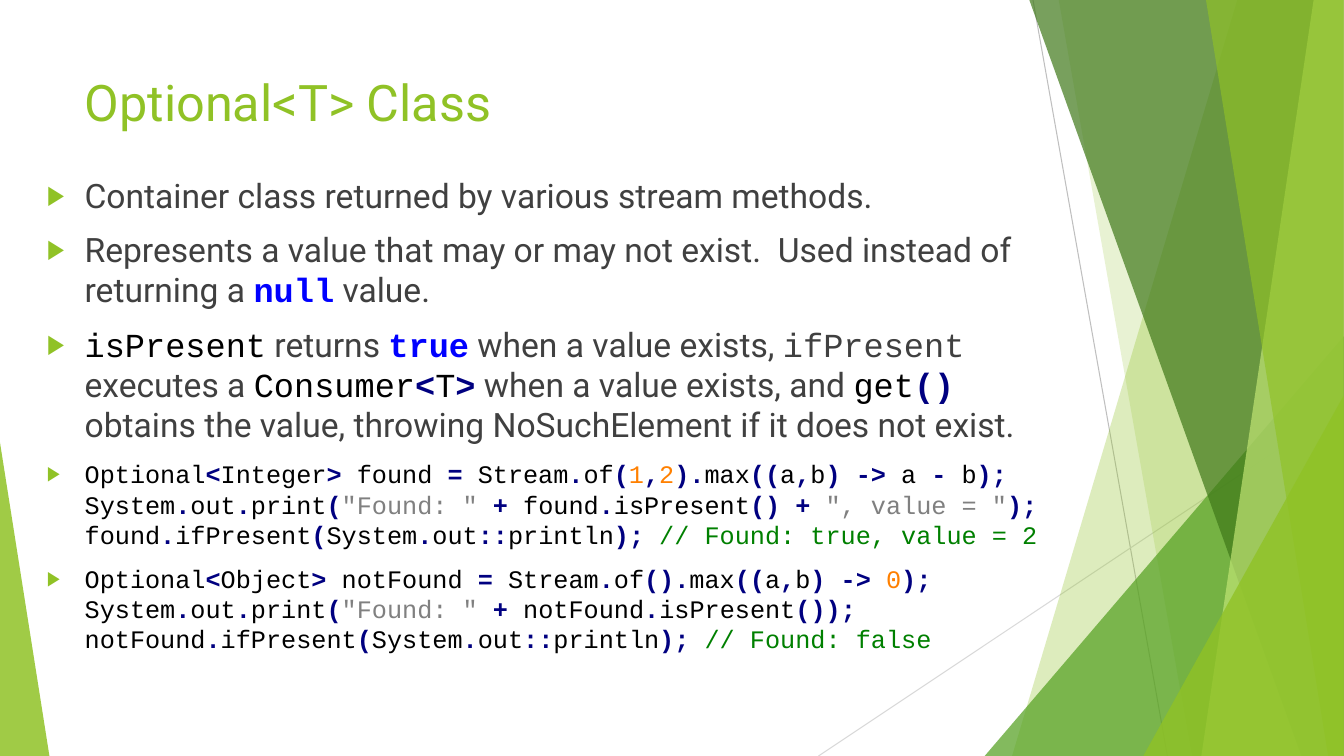
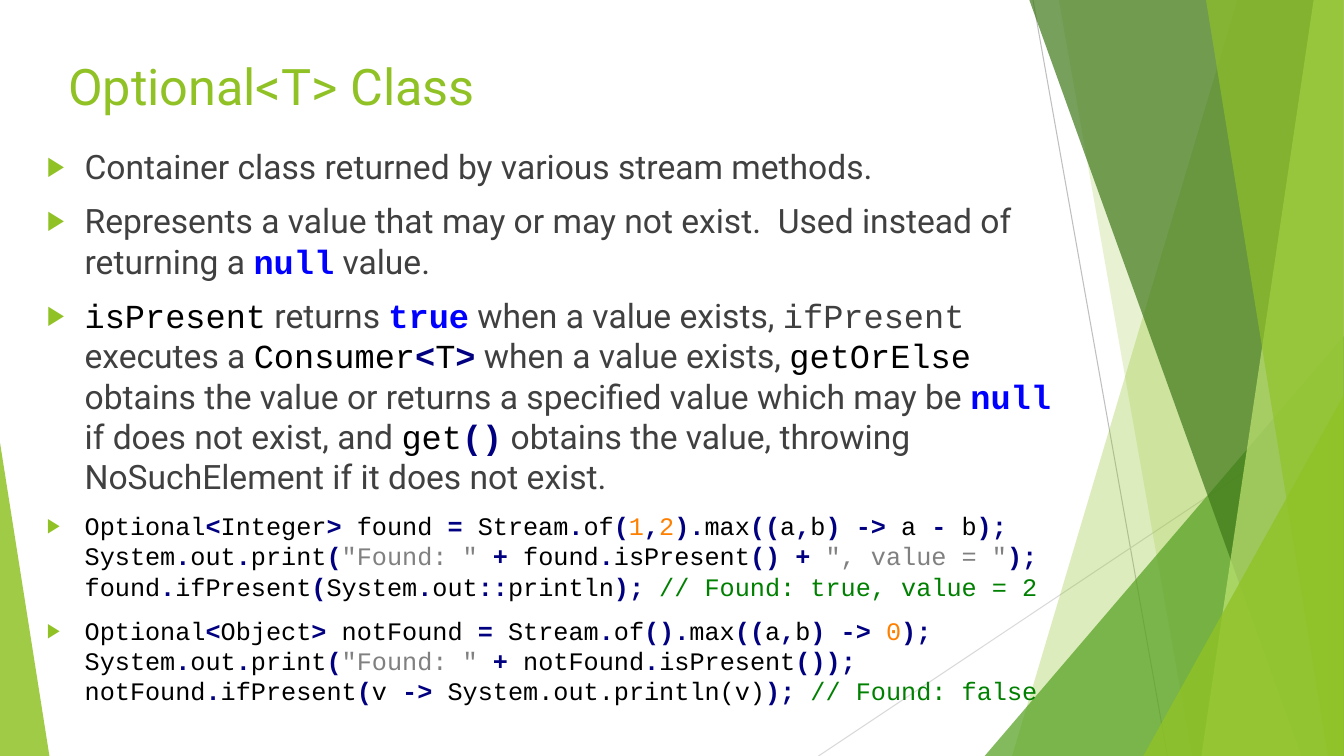
Before and after one commit to RichardRoda/2017-CodePaLOUsa-Lambda, a slide deck: slide 16 of Learning to Love the Lambda in the Stream.pptx. Drawn at 1344x756 pixels with LibreOffice and Linux fonts; fonts in the diff are those of the drawing. Boxes give left, top, right and bottom in pixels: in the first picture for what was removed or moved away, otherwise in the second. Text is boxed around its words. In the diff, an @@ line names an element or a change of style, - is before the commit and + after.

```diff
--- a/Learning to Love the Lambda in the Stream.pptx
+++ b/Learning to Love the Lambda in the Stream.pptx
@@ title "Optional<T> Class": place and size @@
-title "Optional<T> Class" at [85,83,491,132]
+title "Optional<T> Class" at [68,67,474,116]
@@ text "Container class returned by various ...": place and size @@
-text "Container class returned by various ..." at [85,183,1037,654]
+text "Container class returned by various ..." at [85,154,1051,676]
@@ text at [85,303,1051,490]: text changed @@
-▶ isPresent returns true when a value exists, ifPresent executes a Consumer<T> when a value exists, and get() obtains the value, throwing NoSuchElement if it does not exist.
+▶ isPresent returns true when a value exists, ifPresent executes a Consumer<T> when a value exists, getOrElse obtains the value or returns a specified value which may be null if does not exist, and get() obtains the value, throwing NoSuchElement if it does not exist.
@@ text at [85,621,931,676]: text changed @@
-▶ Optional<Object> notFound = Stream.of().max((a,b) -> 0); System.out.print("Found: " + notFound.isPresent()); notFound.ifPresent(System.out::println); // Found: false
+▶ Optional<Object> notFound = Stream.of().max((a,b) -> 0); System.out.print("Found: " + notFound.isPresent()); notFound.ifPresent(v -> System.out.println(v)); // Found: false
```
Also in this commit, not shown: 18 other slides changed.
